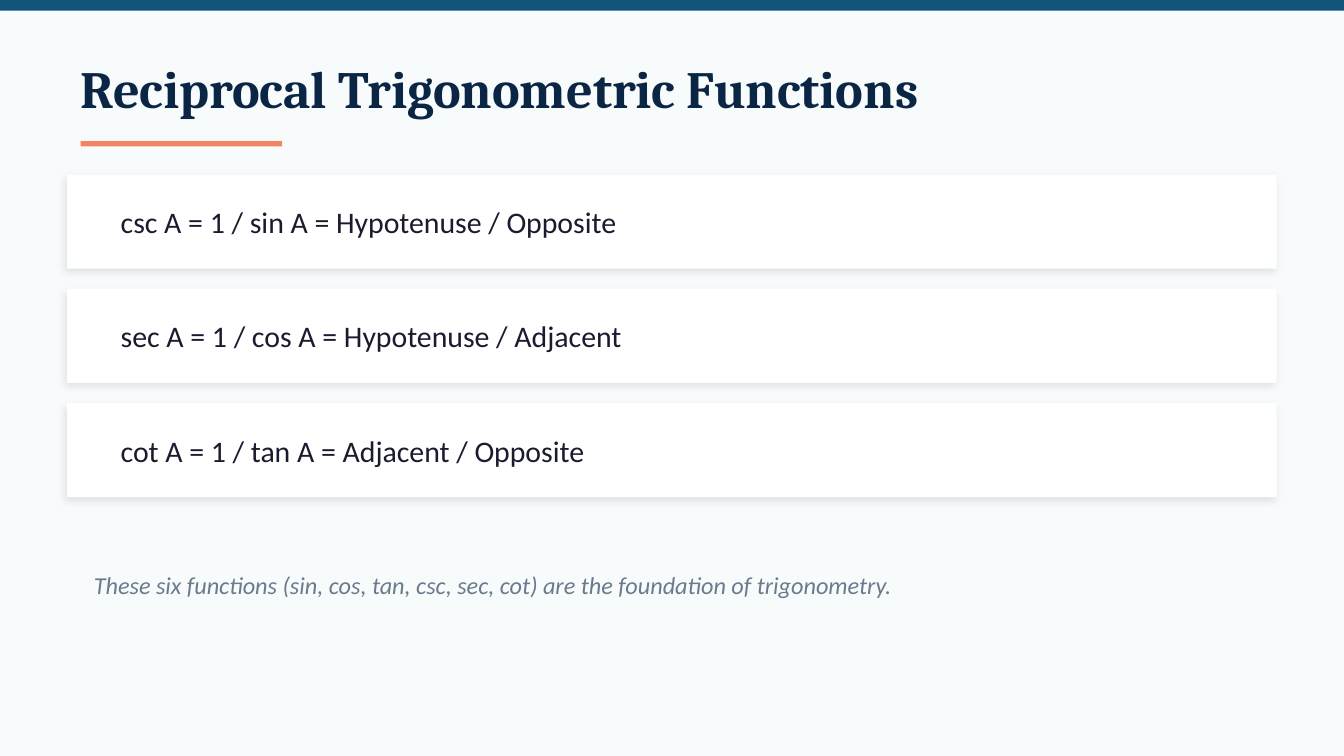
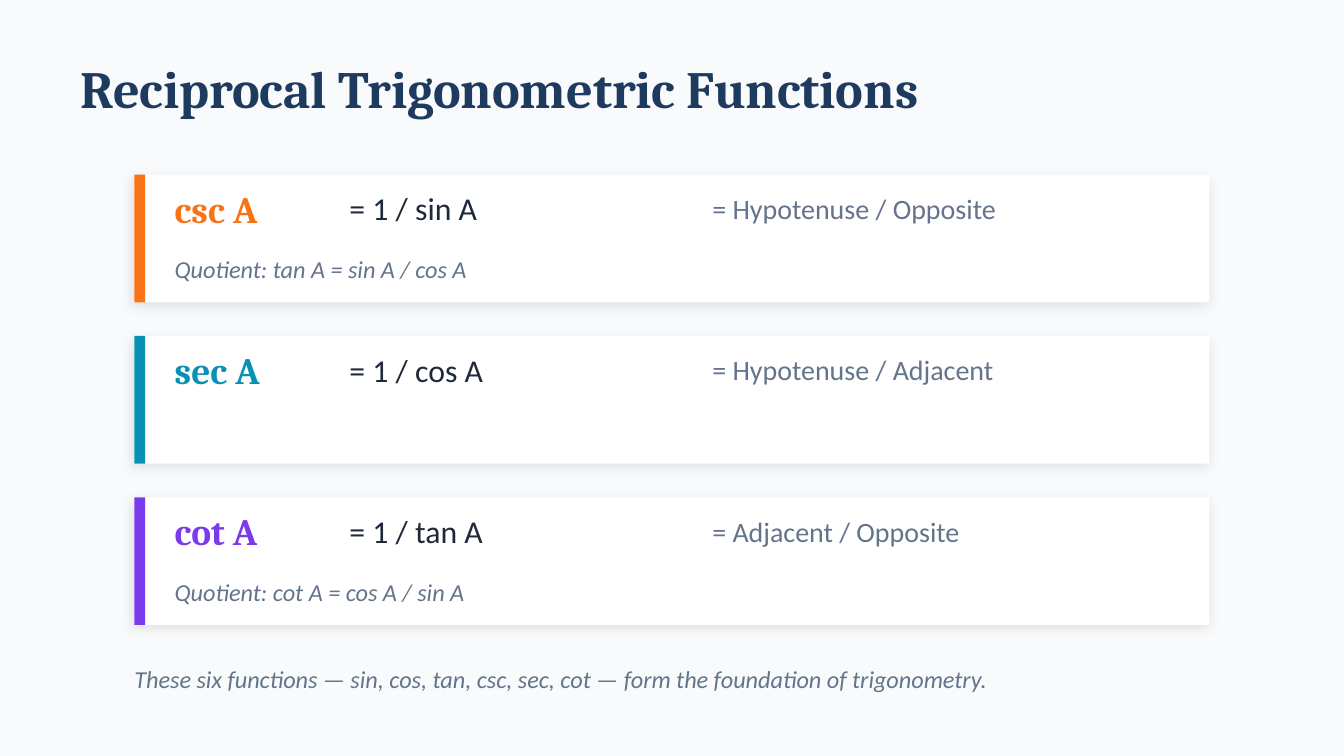
Before and after one commit to andrewhvolk/andrewhvolk.github.io, a slide deck: slide 14 of slides/Math130Unit3A.pptx. Drawn at 1344x756 pixels with LibreOffice and Linux fonts; fonts in the diff are those of the drawing. Boxes give left, top, right and bottom in pixels: in the first picture for what was removed or moved away, otherwise in the second. Text is boxed around its words. In the diff, an @@ line names an element or a change of style, - is before the commit and + after.

```diff
--- a/slides/Math130Unit3A.pptx
+++ b/slides/Math130Unit3A.pptx
@@ background #F7FBFC to #F8FAFC @@
@@ rectangle removed at [0, 0, 1344, 11] @@
@@ text "Reciprocal Trigonometric Functions" at [81, 71, 918, 119]: text colour #0B2545 to #1E3A5F @@
@@ rectangle: place and size @@
-rectangle at [67, 175, 1277, 269]
+rectangle at [134, 175, 1210, 302]
@@ rectangle: place and size @@
-rectangle at [81, 141, 282, 146]
+rectangle at [134, 175, 145, 302]
@@ rectangle at [134, 175, 145, 302]: fill #F4845F to #F97316 @@
@@ text added at [175, 198, 257, 224], 20 pt, text #F97316, bold @@
+csc A
@@ text at [372, 198, 477, 221]: text changed; size 16 to 17 pt; text colour #1B1B2F to #1E293B @@
-csc A = 1 / sin A = Hypotenuse / Opposite
+= 1 / sin A
@@ text added at [733, 200, 996, 224], 15 pt, text #64748B @@
+= Hypotenuse / Opposite
@@ text at [175, 261, 466, 281]: text changed; size 16 to 13 pt; text colour #1B1B2F to #64748B; italic on @@
-sec A = 1 / cos A = Hypotenuse / Adjacent
+Quotient: tan A = sin A / cos A
@@ rectangle: place and size @@
-rectangle at [67, 403, 1277, 497]
+rectangle at [134, 336, 1210, 464]
@@ rectangle added at [134, 336, 145, 464], fill #0891B2 @@
@@ text added at [175, 359, 259, 385], 20 pt, text #0891B2, bold @@
+sec A
@@ text added at [372, 361, 483, 383], 17 pt, text #1E293B @@
+= 1 / cos A
@@ text added at [733, 360, 993, 385], 15 pt, text #64748B @@
+= Hypotenuse / Adjacent
@@ shadow changed in 3 elements at [134, 336, 1210, 464], [134, 175, 1210, 302], [134, 497, 1210, 625] @@
@@ rectangle: place and size @@
-rectangle at [67, 289, 1277, 383]
+rectangle at [134, 497, 1210, 625]
@@ rectangle added at [134, 497, 145, 625], fill #7C3AED @@
@@ text added at [175, 520, 257, 546], 20 pt, text #7C3AED, bold @@
+cot A
@@ text at [372, 522, 482, 544]: text changed; size 16 to 17 pt; text colour #1B1B2F to #1E293B @@
-cot A = 1 / tan A = Adjacent / Opposite
+= 1 / tan A
@@ text added at [733, 522, 959, 547], 15 pt, text #64748B @@
+= Adjacent / Opposite
@@ text added at [175, 584, 464, 604], 13 pt, text #64748B, italic @@
+Quotient: cot A = cos A / sin A
@@ text at [134, 671, 987, 692]: text changed; text colour #6B7B8D to #64748B @@
-These six functions (sin, cos, tan, csc, sec, cot) are the foundation of trigonometry.
+These six functions — sin, cos, tan, csc, sec, cot — form the foundation of trigonometry.
```
Also in this commit, not shown: 22 other slides changed, 3 slides added, 3 slides removed, 8 other files.
